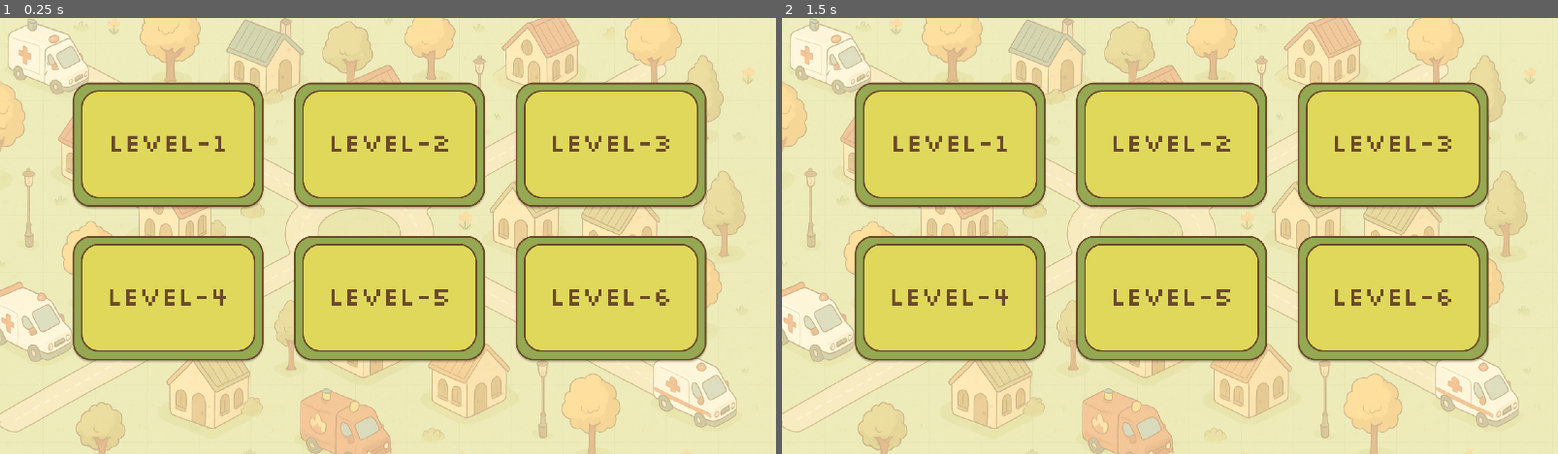
Above: before the commit, frames 1-2 (left to right).
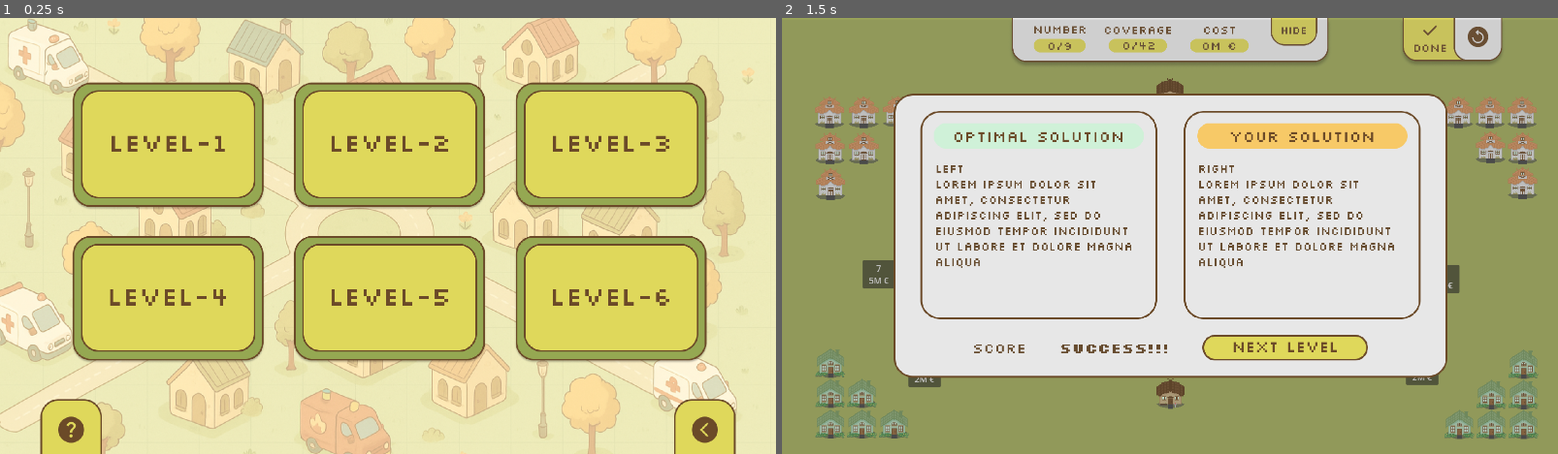
Above: after the commit, the same moments.

Repository: trang-ngn/SOS-Game
Game: Godot game, scene res://Scenes/Levels/level_picker.tscn
Two runs of this game, one before a commit and one after it. Both use one fixed random seed, a clock stepped at 60 frames per second and the inputs below. This scene is started directly instead of the project's main scene.
Inputs (mouse positions are in pixels of both pictures, inside the frame that each line leads up to):
- Up to frame 1 (0.25 s): no input
- Up to frame 2 (1.5 s): click (1170, 144) at 0.5 s; click (1395, 144) at 1.27 s

The runs differ from the first frame. In frame 1, 1.9% of the frame differs, in the area x 5-95%, y 87-100%; in frame 2, 96%, in the area x 0-100%, y 0-100%.

Commit message:
feat: add signal for buttons and complete the level picker scene

Diff:
--- /dev/null
+++ b/sos-game/Scenes/Dialogs/help_dialog.tscn
@@ -0,0 +1,36 @@
+[gd_scene load_steps=3 format=3 uid="uid://bhahj3sfha8xs"]
+
+[ext_resource type="Script" uid="uid://g0k7bbimhpye" path="res://Scripts/Dialogs/dialog_help.gd" id="1_2422c"]
+[ext_resource type="Texture2D" uid="uid://bgqeqcmhkawy6" path="res://Assets/Dialogs/Dialog-Help.png" id="2_amwfg"]
+
+[node name="HelpDialog" type="Control"]
+visible = false
+layout_mode = 3
+anchors_preset = 0
+offset_right = 40.0
+offset_bottom = 40.0
+script = ExtResource("1_2422c")
+
+[node name="ColorRect" type="ColorRect" parent="."]
+layout_mode = 0
+offset_right = 1920.0
+offset_bottom = 1080.0
+color = Color(0.262745, 0.262745, 0.262745, 0.784314)
+
+[node name="NinePatchRect" type="NinePatchRect" parent="."]
+layout_mode = 0
+offset_left = 328.0
+offset_top = 210.0
+offset_right = 1592.0
+offset_bottom = 890.0
+texture = ExtResource("2_amwfg")
+
+[node name="CloseButton" type="Button" parent="."]
+modulate = Color(1, 1, 1, 0)
+layout_mode = 0
+offset_left = 1474.0
+offset_top = 254.0
+offset_right = 1538.0
+offset_bottom = 318.0
+
+[connection signal="pressed" from="CloseButton" to="." method="_on_close_button_pressed"]
--- /dev/null
+++ b/sos-game/Scenes/Levels/level_picker.gd
@@ -0,0 +1,17 @@
+extends Node2D
+
+
+func _on_back_button_pressed() -> void:
+	get_tree().change_scene_to_file("res://Scenes/start.tscn")
+
+
+func _on_button_level_1_pressed() -> void:
+	get_tree().change_scene_to_file("res://Scenes/Levels/level_1.tscn")
+
+
+func _on_button_level_2_pressed() -> void:
+	get_tree().change_scene_to_file("res://Scenes/Levels/level_2.tscn")
+
+
+func _on_button_level_3_pressed() -> void:
+	get_tree().change_scene_to_file("res://Scenes/Levels/level_3.tscn")
--- a/sos-game/Scenes/Levels/level_picker.tscn
+++ b/sos-game/Scenes/Levels/level_picker.tscn
@@ -1,64 +1,87 @@
-[gd_scene load_steps=8 format=3 uid="uid://dq6o6kh37inuj"]
+[gd_scene load_steps=12 format=3 uid="uid://dq6o6kh37inuj"]
 
 [ext_resource type="Texture2D" uid="uid://db0irs6w4evab" path="res://Assets/Background/Background50%.png" id="1_umr3n"]
+[ext_resource type="Script" uid="uid://uj53jqrirarr" path="res://Scenes/Levels/level_picker.gd" id="1_x8c62"]
 [ext_resource type="Texture2D" uid="uid://cmot25cuuce2r" path="res://Assets/Buttons/LevelPicker/Button-Level-1.png" id="2_3g87n"]
 [ext_resource type="Texture2D" uid="uid://xdfevy2e7e7r" path="res://Assets/Buttons/LevelPicker/Button-Level-2.png" id="3_x8c62"]
 [ext_resource type="Texture2D" uid="uid://2u6hs6dliady" path="res://Assets/Buttons/LevelPicker/Button-Level-3.png" id="4_a8vvm"]
 [ext_resource type="Texture2D" uid="uid://c3hjl5uawku4d" path="res://Assets/Buttons/LevelPicker/Button-Level-4.png" id="5_7s41y"]
 [ext_resource type="Texture2D" uid="uid://cskhl0nclhasm" path="res://Assets/Buttons/LevelPicker/Button-Level-5.png" id="6_1obp6"]
 [ext_resource type="Texture2D" uid="uid://fxmnc7hn3rcs" path="res://Assets/Buttons/LevelPicker/Button-Level-6.png" id="7_jctgc"]
+[ext_resource type="PackedScene" uid="uid://bhahj3sfha8xs" path="res://Scenes/Dialogs/help_dialog.tscn" id="9_7s41y"]
+[ext_resource type="Texture2D" uid="uid://osm55giheu7s" path="res://Assets/Buttons/Button-help.png" id="10_1obp6"]
+[ext_resource type="Texture2D" uid="uid://bfg4npmuqyh55" path="res://Assets/Buttons/Button-Back-green.png" id="11_1obp6"]
 
 [node name="LevelPicker" type="Node2D"]
+script = ExtResource("1_x8c62")
 
 [node name="Background" type="TextureRect" parent="."]
 offset_right = 1920.0
 offset_bottom = 1080.0
 texture = ExtResource("1_umr3n")
 
-[node name="ButtonLevel1" type="TextureButton" parent="Background"]
-layout_mode = 0
+[node name="LevelButtons" type="Node2D" parent="."]
+
+[node name="ButtonLevel1" type="TextureButton" parent="LevelButtons"]
 offset_left = 176.0
 offset_top = 160.0
-offset_right = 648.0
-offset_bottom = 468.0
+offset_right = 656.0
+offset_bottom = 476.0
 texture_normal = ExtResource("2_3g87n")
 
-[node name="ButtonLevel2" type="TextureButton" parent="Background"]
-layout_mode = 0
+[node name="ButtonLevel2" type="TextureButton" parent="LevelButtons"]
 offset_left = 724.0
 offset_top = 160.0
 offset_right = 1204.0
 offset_bottom = 476.0
 texture_normal = ExtResource("3_x8c62")
 
-[node name="ButtonLevel3" type="TextureButton" parent="Background"]
-layout_mode = 0
+[node name="ButtonLevel3" type="TextureButton" parent="LevelButtons"]
 offset_left = 1272.0
 offset_top = 160.0
 offset_right = 1752.0
 offset_bottom = 476.0
 texture_normal = ExtResource("4_a8vvm")
 
-[node name="ButtonLevel4" type="TextureButton" parent="Background"]
-layout_mode = 0
+[node name="ButtonLevel4" type="TextureButton" parent="LevelButtons"]
 offset_left = 176.0
 offset_top = 540.0
 offset_right = 656.0
 offset_bottom = 856.0
 texture_normal = ExtResource("5_7s41y")
 
-[node name="ButtonLevel5" type="TextureButton" parent="Background"]
-layout_mode = 0
+[node name="ButtonLevel5" type="TextureButton" parent="LevelButtons"]
 offset_left = 724.0
 offset_top = 540.0
 offset_right = 1204.0
 offset_bottom = 856.0
 texture_normal = ExtResource("6_1obp6")
 
-[node name="ButtonLevel6" type="TextureButton" parent="Background"]
-layout_mode = 0
+[node name="ButtonLevel6" type="TextureButton" parent="LevelButtons"]
 offset_left = 1272.0
 offset_top = 540.0
 offset_right = 1752.0
 offset_bottom = 856.0
 texture_normal = ExtResource("7_jctgc")
+
+[node name="HelpButton" type="TextureButton" parent="."]
+offset_left = 100.0
+offset_top = 944.0
+offset_right = 252.0
+offset_bottom = 1080.0
+texture_normal = ExtResource("10_1obp6")
+
+[node name="BackButton" type="TextureButton" parent="."]
+offset_left = 1668.0
+offset_top = 944.0
+offset_right = 1820.0
+offset_bottom = 1080.0
+texture_normal = ExtResource("11_1obp6")
+
+[node name="HelpDialog" parent="." instance=ExtResource("9_7s41y")]
+
+[connection signal="pressed" from="LevelButtons/ButtonLevel1" to="." method="_on_button_level_1_pressed"]
+[connection signal="pressed" from="LevelButtons/ButtonLevel2" to="." method="_on_button_level_2_pressed"]
+[connection signal="pressed" from="LevelButtons/ButtonLevel3" to="." method="_on_button_level_3_pressed"]
+[connection signal="pressed" from="HelpButton" to="HelpDialog" method="_on_help_button_pressed"]
+[connection signal="pressed" from="BackButton" to="." method="_on_back_button_pressed"]
--- a/sos-game/Scenes/start.tscn
+++ b/sos-game/Scenes/start.tscn
@@ -7,14 +7,13 @@
 [ext_resource type="Script" uid="uid://dhspi27r0u7kl" path="res://Scripts/Buttons/button_sandbox.gd" id="5_o3wvq"]
 [ext_resource type="Texture2D" uid="uid://osm55giheu7s" path="res://Assets/Buttons/Button-help.png" id="6_pg4io"]
 [ext_resource type="Texture2D" uid="uid://cgxd2tb7s5oqi" path="res://Assets/Buttons/Button-Info.png" id="7_iceld"]
-[ext_resource type="Script" uid="uid://g0k7bbimhpye" path="res://Scripts/Dialogs/dialog_help.gd" id="8_iceld"]
-[ext_resource type="Texture2D" uid="uid://bgqeqcmhkawy6" path="res://Assets/Dialogs/Dialog-Help.png" id="9_7pwkw"]
+[ext_resource type="PackedScene" uid="uid://bhahj3sfha8xs" path="res://Scenes/Dialogs/help_dialog.tscn" id="8_iceld"]
 
 [node name="Startmenu" type="Node2D"]
 
-[node name="Background" type="Sprite2D" parent="."]
-position = Vector2(957.123, 540.382)
-scale = Vector2(0.999293, 0.999293)
+[node name="Background" type="TextureRect" parent="."]
+offset_right = 1920.0
+offset_bottom = 1080.0
 texture = ExtResource("1_3bxa3")
 
 [node name="Buttons" type="Node2D" parent="."]
@@ -49,37 +48,8 @@
 offset_bottom = 1080.0
 texture_normal = ExtResource("7_iceld")
 
-[node name="HelpDialog" type="Control" parent="."]
-visible = false
-layout_mode = 3
-anchors_preset = 0
-offset_right = 40.0
-offset_bottom = 40.0
-script = ExtResource("8_iceld")
-
-[node name="ColorRect" type="ColorRect" parent="HelpDialog"]
-layout_mode = 0
-offset_right = 1920.0
-offset_bottom = 1080.0
-color = Color(0.262745, 0.262745, 0.262745, 0.784314)
-
-[node name="NinePatchRect" type="NinePatchRect" parent="HelpDialog"]
-layout_mode = 0
-offset_left = 328.0
-offset_top = 210.0
-offset_right = 1592.0
-offset_bottom = 890.0
-texture = ExtResource("9_7pwkw")
-
-[node name="CloseButton" type="Button" parent="HelpDialog"]
-modulate = Color(1, 1, 1, 0)
-layout_mode = 0
-offset_left = 1474.0
-offset_top = 254.0
-offset_right = 1538.0
-offset_bottom = 318.0
+[node name="HelpDialog" parent="." instance=ExtResource("8_iceld")]
 
 [connection signal="pressed" from="Buttons/StartButton" to="Buttons/StartButton" method="_on_pressed"]
 [connection signal="pressed" from="Buttons/SandboxButton" to="Buttons/SandboxButton" method="_on_pressed"]
-[connection signal="pressed" from="Buttons/HelpButton" to="HelpDialog" method="_on_button_help_pressed"]
-[connection signal="pressed" from="HelpDialog/CloseButton" to="HelpDialog" method="_on_button_close_pressed"]
+[connection signal="pressed" from="Buttons/HelpButton" to="HelpDialog" method="_on_help_button_pressed"]
--- a/sos-game/Scripts/Buttons/button_start.gd
+++ b/sos-game/Scripts/Buttons/button_start.gd
@@ -12,5 +12,5 @@
 
 
 func _on_pressed() -> void:
-	get_tree().change_scene_to_file("res://Scenes/Levels/level_1_copy.tscn")
+	get_tree().change_scene_to_file("res://Scenes/Levels/level_picker.tscn")
 	pass # Replace with function body.
--- a/sos-game/Scripts/Dialogs/dialog_help.gd
+++ b/sos-game/Scripts/Dialogs/dialog_help.gd
@@ -4,9 +4,9 @@
 	visible = false
 
 
-func _on_button_help_pressed() -> void:
+func _on_help_button_pressed() -> void:
 	visible = true
 
 
-func _on_button_close_pressed() -> void:
+func _on_close_button_pressed() -> void:
 	visible = false
Binary file added: sos-game/Assets/Buttons/Button-Back-green.png
Not shown, added: sos-game/Assets/Buttons/Button-Back-green.png.import
Not shown, added: sos-game/Scenes/Levels/level_picker.gd.uid
Not shown: 1 places in sos-game/Scenes/start.tscn that only renumber resources
